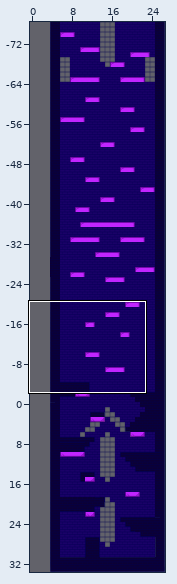
Two states of a Tiled map (JSON), assets/tilemap/FishingHero_TileMap_FullLevel.json. The picture above shows the old version from afar; the outline marks the close-up.
Close-up. Before the commit:
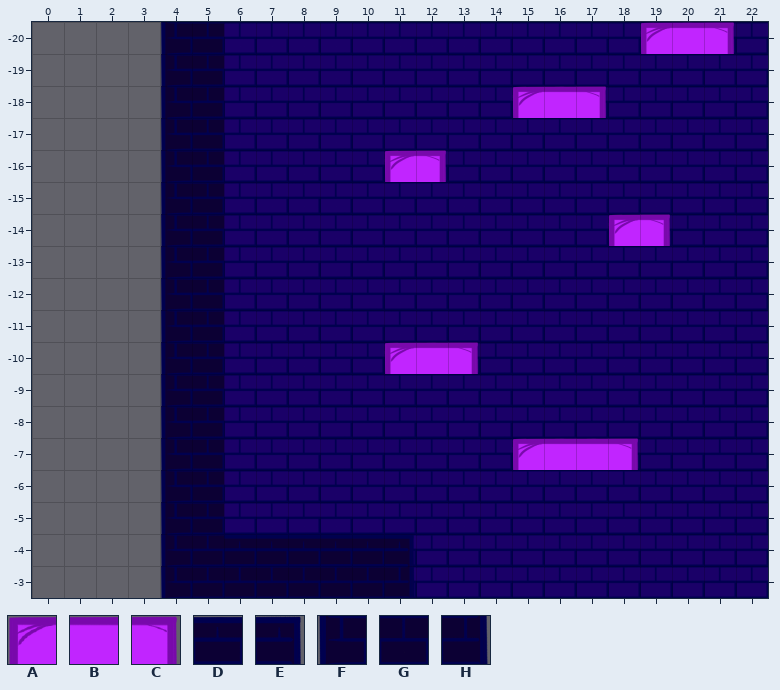
Cells are 64x64 px. Shown: x 0..22, y -20..-3.
Key: from "Tower_new": A 3, B 4, C 5, D 13, E 14, F 28, G 29, H 30.
_ is an empty cell.
Layers that did not change in this view are not listed.
Layer "Wall" before, first column x 0:
-20 ____FG_________________
-19 ____FG_________________
-18 ____FG_________________
-17 ____FG_________________
-16 ____FG_________________
-15 ____FG_________________
-14 ____FG_________________
-13 ____FG_________________
-12 ____FG_________________
-11 ____FG_________________
-10 ____FG_________________
 -9 ____FG_________________
 -8 ____FG_________________
 -7 ____FG_________________
 -6 ____FG_________________
 -5 ____FG_________________
 -4 ____FGDDDDDE___________
 -3 ____FGGGGGGH___________
Layer "Platforms" before, first column x 0:
-20 ___________________ABC_
-19 _______________________
-18 _______________ABC_____
-17 _______________________
-16 ___________AC__________
-15 _______________________
-14 __________________AC___
-13 _______________________
-12 _______________________
-11 _______________________
-10 ___________ABC_________
 -9 _______________________
 -8 _______________________
 -7 _______________ABBC____
 -6 _______________________
 -5 _______________________
 -4 _______________________
 -3 _______________________
The same view after the edit:
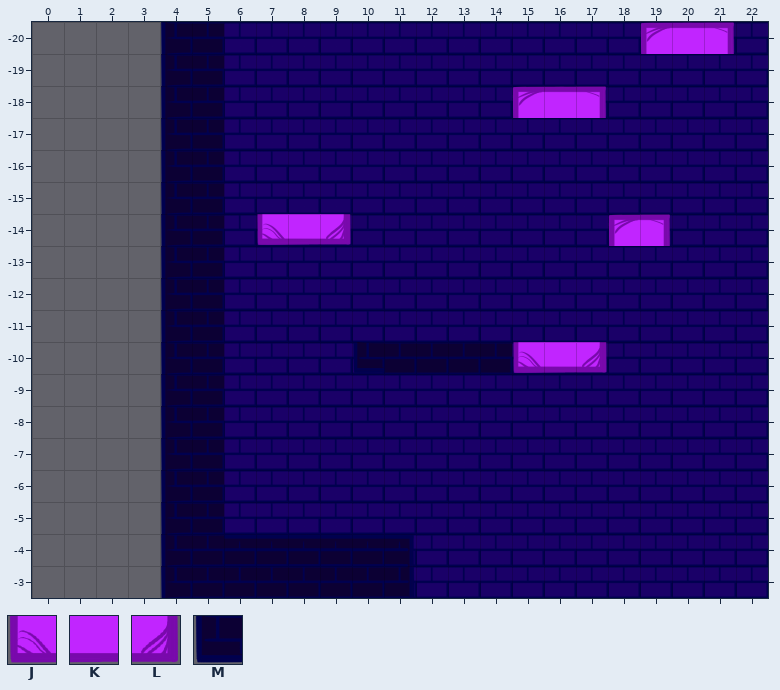
Further tiles: from "Tower_new": J 35, K 36, L 37, M 44.
Edits made:
Changed rows in their new state; . is an unchanged cell.
Layer "Wall":
first column x 10:
-10 MGGGG
Layer "Platforms":
first column x 7:
-16 ....__
-14 JKL...
first column x 11:
-10 ___.JKL.
 -7 ....____
